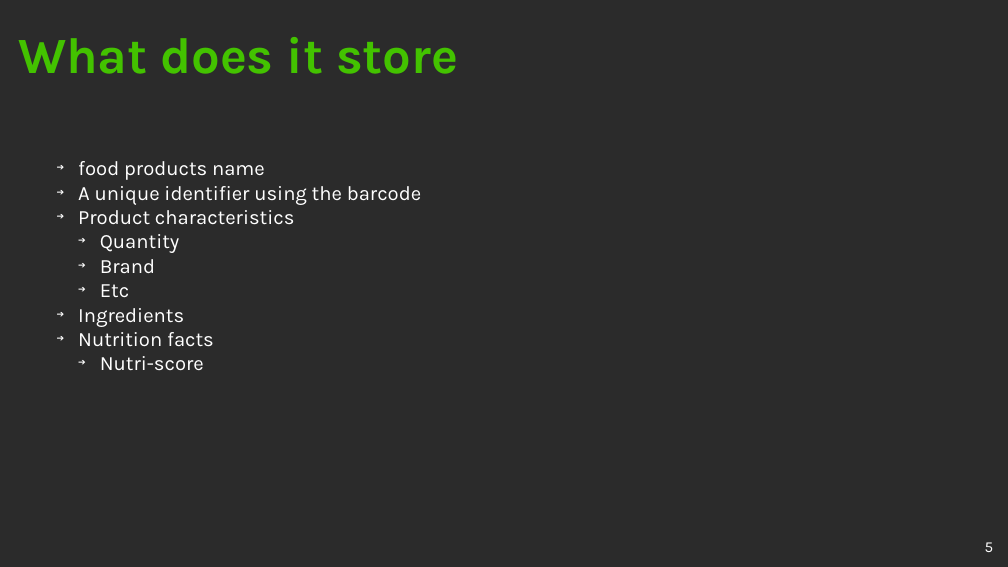
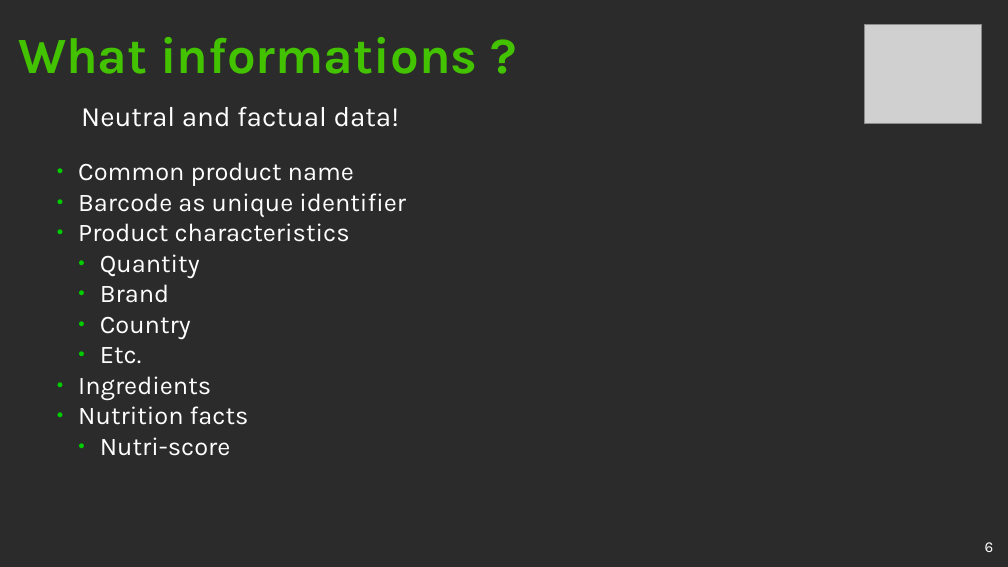
Before and after one commit to dabrain34/DabrainDocs, a slide deck: slide 6 of Presentation/OpenFoodFacts/openfoodfacts.odp (slide 5 before the commit). Drawn at 1008x567 pixels with LibreOffice and Linux fonts; fonts in the diff are those of the drawing; grey boxes stand for pictures; background and template pictures are left out; a plain dark background stands for a picture behind light text. Boxes give left, top, right and bottom in pixels: in the first picture for what was removed or moved away, otherwise in the second. Text is boxed around its words. In the diff, an @@ line names an element or a change of style, - is before the commit and + after.

```diff
--- a/Presentation/OpenFoodFacts/openfoodfacts.odp
+++ b/Presentation/OpenFoodFacts/openfoodfacts.odp
@@ picture added at box(864, 25, 981, 123) @@
@@ title at box(18, 37, 477, 74): text changed @@
-What does it store
+What informations ?
@@ text added at box(81, 106, 399, 127), 22 pt, text #FFFFFF @@
+Neutral and factual data!
@@ text at box(78, 162, 406, 217): text changed; size 16 to 20 pt @@
-➔ food products name
-➔ A unique identifier using the barcode
+● Common product name
+● Barcode as unique identifier
@@ text at box(78, 223, 350, 456): size 16 to 20 pt in "Product characteristics", "Quantity", "Brand", "Ingredients" and 2 more places; bullet ➔ to ●; bullet colour #FFFFFF to #00CC00 @@
@@ text at box(100, 316, 191, 364): text changed; size 16 to 20 pt @@
-  ➔ Etc
+  ● Country
+  ● Etc.
@@ page number at box(985, 542, 994, 552): text changed @@
-5
+6
```
Also in this commit, not shown: 9 other slides changed, 8 slides added, 6 slides removed.
